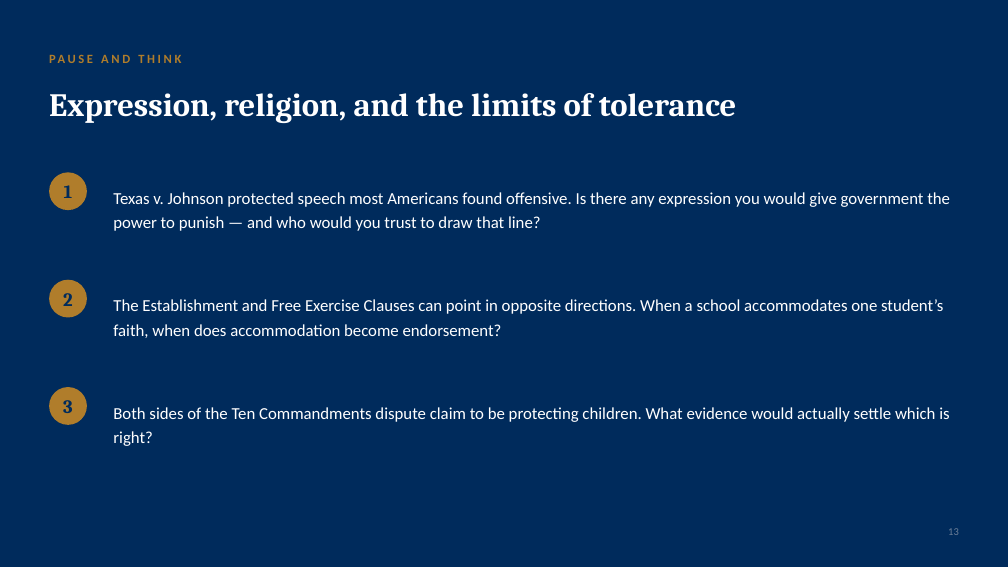
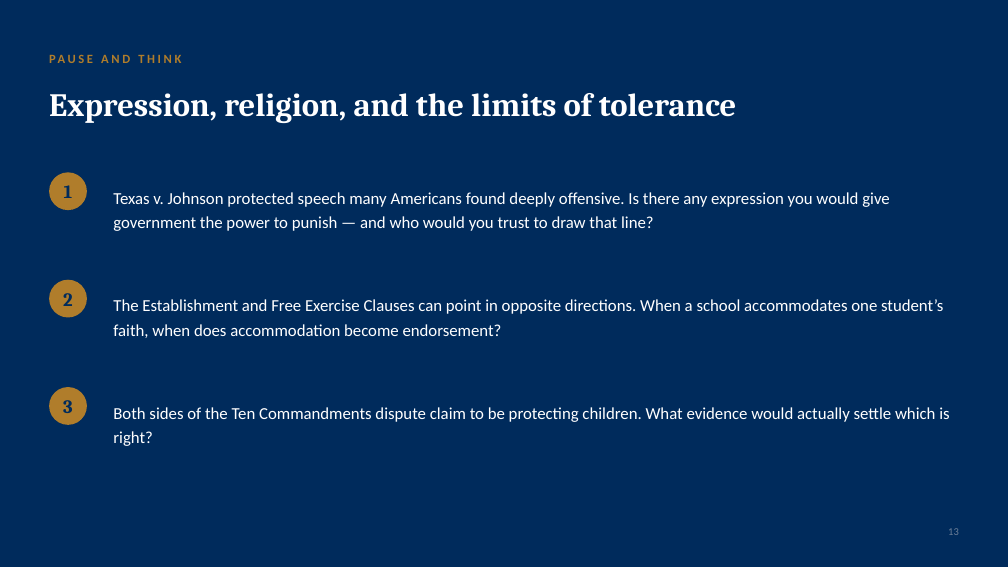
Before and after one commit to ProfessorJaredAlanStewart/texas-govt-modules, a slide deck: slide 14 of slides/Chapter 16 - Civil Liberties and Civil Rights (Lecture Deck).pptx. Drawn at 1008x567 pixels with LibreOffice and Linux fonts; fonts in the diff are those of the drawing. Boxes give left, top, right and bottom in pixels: in the first picture for what was removed or moved away, otherwise in the second. Text is boxed around its words. In the diff, an @@ line names an element or a change of style, - is before the commit and + after.

```diff
--- a/slides/Chapter 16 - Civil Liberties and Civil Rights (Lecture Deck).pptx
+++ b/slides/Chapter 16 - Civil Liberties and Civil Rights (Lecture Deck).pptx
@@ text at <box>113,192,889,231</box>: text changed @@
-Texas v. Johnson protected speech most Americans found offensive. Is there any expression you would give government the power to punish — and who would you trust to draw that line?
+Texas v. Johnson protected speech many Americans found deeply offensive. Is there any expression you would give government the power to punish — and who would you trust to draw that line?
```
Also in this commit, not shown: 1 other slide changed, 4 other files.
